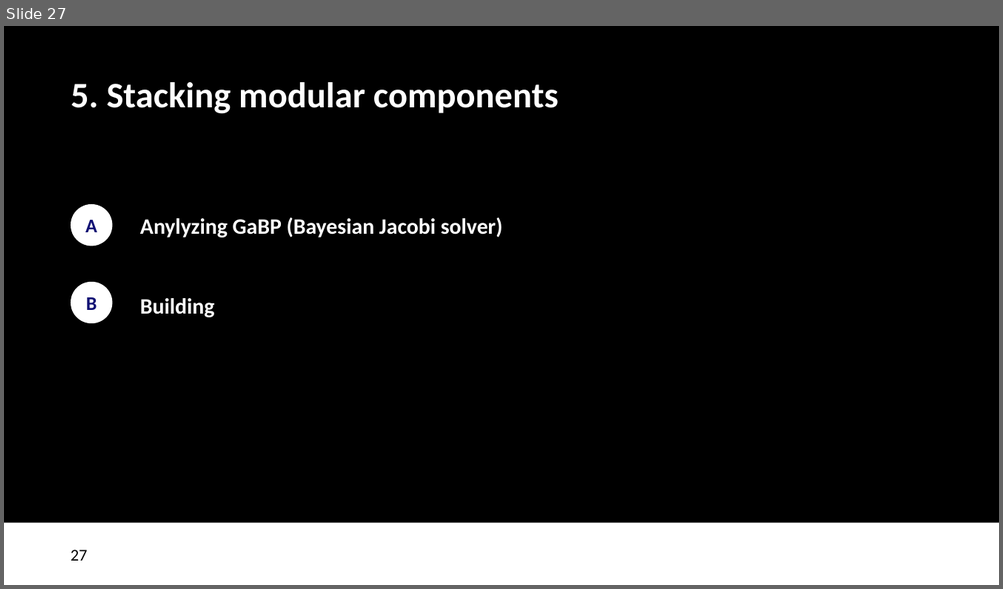
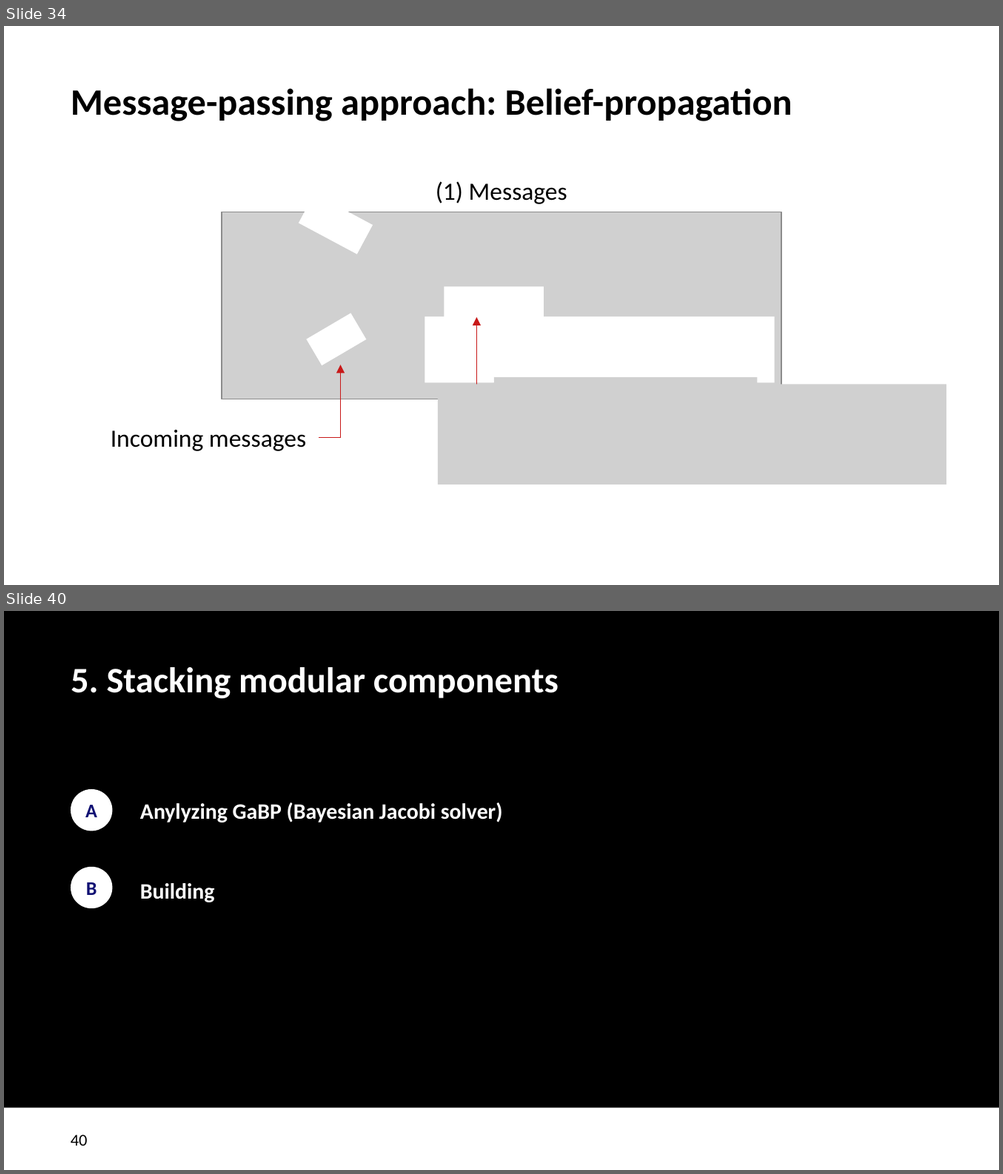
Before and after one commit to biaslab/ProbNum2026-Tutorial, a slide deck: slides/BIASlab-ProbNum2026.pptx. Shown one above the other, each under a label of ours: slide 27 before the commit, slides 34 and 40 after it; the slides between them are not shown. The pictures are 1003x589 and 1003x1174 pixels, drawn with LibreOffice and Linux fonts; fonts in the diff are those of the drawing; grey boxes stand for pictures; background and template pictures are left out. Boxes give left, top, right and bottom in pixels: in the first picture for what was removed or moved away, otherwise in the second. Text is boxed around its words. In the diff, an @@ line names an element or a change of style, - is before the commit and + after.

```diff
--- a/slides/BIASlab-ProbNum2026.pptx
+++ b/slides/BIASlab-ProbNum2026.pptx
@@ slide 34 added at (4, 26, 999, 585), background #FFFFFF @@
@@ title added at (71, 88, 792, 121), 27 pt, text #000000, bold @@
+Message-passing approach: Belief-propagation
@@ rectangle added at (299, 193, 373, 254), fill #FFFFFF @@
@@ text added at (435, 181, 567, 204), 18 pt, text #000000 @@
+(1) Messages
@@ picture added at (222, 212, 781, 400) @@
@@ rectangle added at (444, 286, 543, 326), fill #FFFFFF @@
@@ rectangle added at (306, 313, 367, 366), fill #FFFFFF @@
@@ rectangle added at (425, 316, 774, 383), fill #FFFFFF @@
@@ elbow arrow added from (493, 398) to (476, 318), #C81919 0.5 pt @@
@@ elbow arrow added from (318, 437) to (340, 365), #C81919 0.5 pt @@
@@ picture added at (493, 377, 757, 417) @@
@@ picture added at (438, 384, 946, 485) @@
@@ text added at (111, 430, 306, 452), 18 pt, text #000000 @@
+Incoming messages
@@ what was slide 27 is now slide 40 @@
@@ page number at (71, 1135, 88, 1146): text changed @@
-27
+40
```
Also in this commit, not shown: 15 slides changed, 21 other slides added, 9 slides removed, 19 other files.
